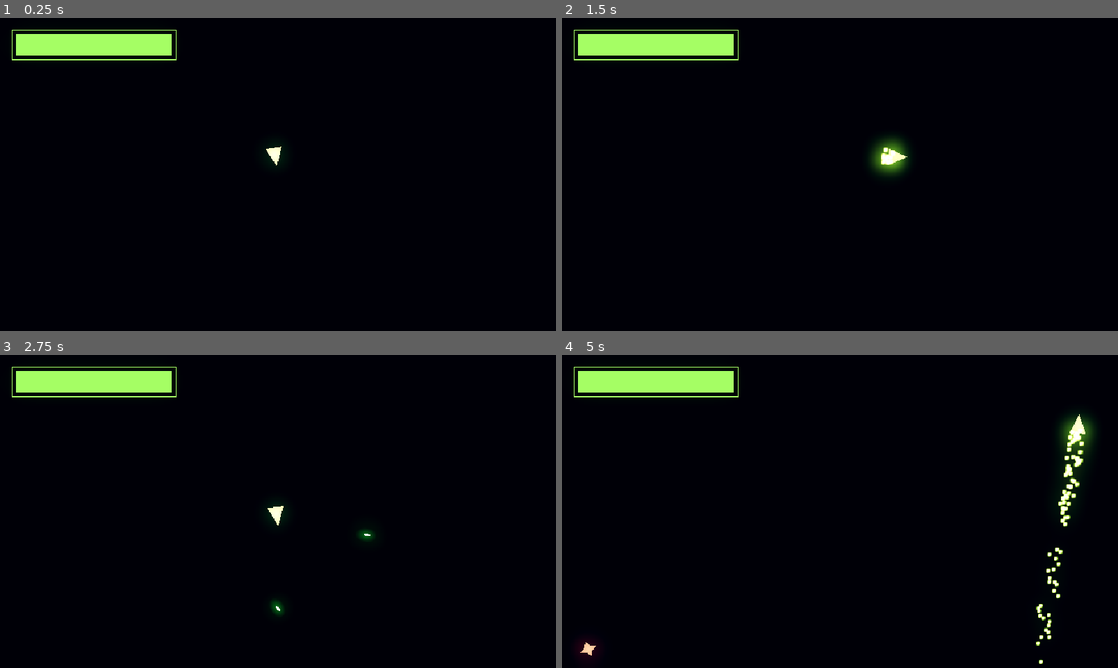
Above: before the commit, frames 1-4 (two rows, left to right).
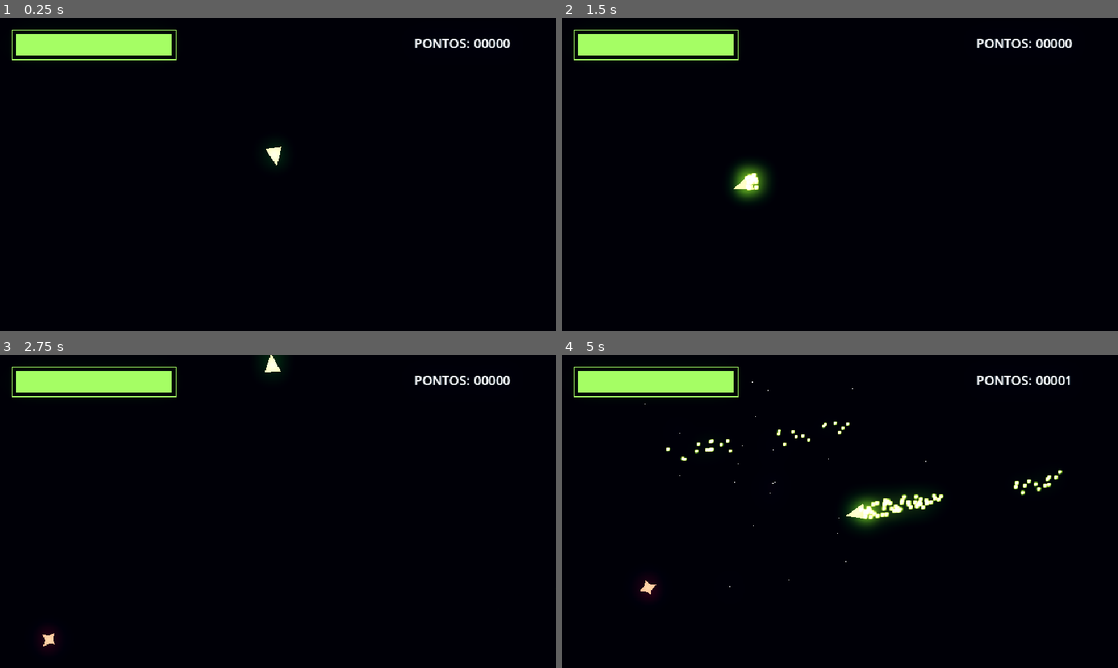
Above: after the commit, the same moments.

Repository: LucasCruz1377/polygons_shoot
Game: Godot game, scene res://Battle_area.tscn
Same seed, same stepped clock (60 frames per second), same inputs: the game is played once before the commit and once after it.
Inputs (mouse positions are in pixels of both pictures, inside the frame that each line leads up to):
- Up to frame 1 (0.25 s): no input
- Up to frame 2 (1.5 s): tap Enter (ui_accept) at 0.5, 0.6, 0.77, 1.07, 1.25 s; move the mouse to (962, 158) at 0.52 s; hold D (right) 0.53-1.28 s; move the mouse to (728, 190) at 1.27 s; hold S (brake) from 1.28 s (still down); tap V (ctrlflip) at 1.35 s
- Up to frame 3 (2.75 s): tap Enter (ui_accept) at 1.52, 1.55, 1.82, 2.3 s; move the mouse to (333, 442) at 2.02 s; release S (brake) at 2.03 s; press the mouse at (333, 442) at 2.03 s; hold D (right) from 2.03 s (still down)
- Up to frame 4 (5 s): move the mouse to (812, 574) at 2.77 s; release D (right) at 2.78 s; release the mouse at (812, 574) at 2.78 s; hold W (accelerate) 2.78-3.53 s; tap Enter (ui_accept) at 2.85, 3.02, 3.32, 3.77, 3.8, 4.07, 4.52, 4.55, 4.82 s; move the mouse to (1006, 558) at 3.52 s; hold A (left) from 3.53 s (still down); tap V (ctrlflip) at 3.6 s; move the mouse to (673, 464) at 4.27 s; click (673, 464) at 4.35 s

The runs differ from the first frame. In frame 1, 0.3% of the frame differs, in the area x 74-92%, y 6-10%; in frame 2, 1.8%; in frame 3, 0.9%; in frame 4, 3.7%, in the area x 2-96%, y 6-99%.

Commit message:
placar e pontos adicionados

Diff:
--- a/Battle_area.tscn
+++ b/Battle_area.tscn
@@ -64,3 +64,27 @@
 offset_top = 20.0
 offset_right = 305.0
 offset_bottom = 73.0
+
+[node name="ContadorPontos" type="Label" parent="CanvasLayer" unique_id=1644039224]
+anchors_preset = 5
+anchor_left = 0.5
+anchor_right = 0.5
+offset_left = 235.0
+offset_top = 28.0
+offset_right = 331.0
+offset_bottom = 59.0
+grow_horizontal = 2
+theme_override_font_sizes/font_size = 22
+text = "PONTOS:"
+
+[node name="Pontos" type="Label" parent="CanvasLayer" unique_id=451615583]
+anchors_preset = 5
+anchor_left = 0.5
+anchor_right = 0.5
+offset_left = 338.0
+offset_top = 28.0
+offset_right = 407.0
+offset_bottom = 59.0
+grow_horizontal = 2
+theme_override_font_sizes/font_size = 22
+text = "0"
--- /dev/null
+++ b/Global.gd
@@ -0,0 +1,3 @@
+extends Node
+
+var Pontos = 0
--- a/battle_area.gd
+++ b/battle_area.gd
@@ -1,14 +1,23 @@
 extends Node2D
 
 @onready var target : Marker2D
-const TIMER_MAX = 5 * 50
+const TIMER_MAX = 2 * 60
 var timer = TIMER_MAX
 const ENEMY = preload("res://enemy.tscn")
+@onready var contpontos: Label = $CanvasLayer/Pontos
+var pontos = 0
 
 func _ready() -> void:
 	print(target)
 
 func _process(_delta: float) -> void:
+	var pontos_tg = Global.Pontos
+
+	if pontos < pontos_tg:
+		pontos += 1
+
+	contpontos.text = str(pontos) .pad_zeros(5)
+
 	if timer >= 0:
 		timer -= 1
 	else:
--- a/enemy.gd
+++ b/enemy.gd
@@ -2,7 +2,7 @@
 
 @export var Deathparticle : PackedScene
 
-const SPEED = 100.0
+const SPEED = 10.0
 var hp = 1
 var dmg = 2
 
@@ -14,7 +14,7 @@
 	move_and_slide()
 
 	die()
-func seguir(delta):
+func seguir(_delta):
 	var players = get_tree().get_nodes_in_group("player")
 
 	if players.size() == 0:
@@ -24,7 +24,7 @@
 
 	var direcao = (target.global_position - global_position).normalized()
 
-	velocity += direcao * SPEED * delta
+	velocity += direcao * SPEED
 
 	look_at(target.global_position)
 
@@ -36,4 +36,5 @@
 		_particle.emitting = true
 		get_tree().current_scene.add_child(_particle)
 
+		Global.Pontos += 1
 		queue_free()
--- a/player.gd
+++ b/player.gd
@@ -9,16 +9,20 @@
 const BULLET = preload("res://fireball.tscn")
 const acceleration = 200.00
 const TURN_SPD = 5.00
-const SPEED = 300.00
+const SPEED = 500.00
 const CD_MAX = 10
 const MAX_HEALTH = 100
 const MAX_SPEED = 5 * SPEED
 const MIN_SPEED = MAX_SPEED * 0.4 * -1
+
 var health = MAX_HEALTH
 var cooldown = CD_MAX
 var mouseaim = true
 var hiperdashing = false
 var vivo = true
+var giroblock = false
+var ctrlblock = false
+
 func _process(delta: float) -> void:
 	health_bar.value = health
 
@@ -34,11 +38,12 @@
 	if health <= 0:
 		die()
 
-	if !hiperdashing and vivo: #se nao dash e vivo, controla
+	if !giroblock and vivo: #se nao dash e vivo, controla
 		if mouseaim:
 			look_at(get_global_mouse_position())
 		if !mouseaim:
 			arrowsctrl(delta)
+	if !ctrlblock and vivo:
 		if Input.is_action_pressed("accelerate") and velocity.length() <= MAX_SPEED:
 			accelerate(delta)
 		if Input.is_action_pressed("brake") and velocity.length() >= MIN_SPEED:
@@ -52,9 +57,6 @@
 	move_and_slide()
 
 	colidir_com_inimigo()
-
-
-
 func tomar_dano(corpo):
 	health -= corpo.dmg
 func accelerate(delta:float):
@@ -73,17 +75,21 @@
 	if hiperdashing:
 		return
 	hiperdashing = true
+	ctrlblock = true
 	Engine.time_scale = 0.2
 	await get_tree().create_timer(0.2).timeout
+	giroblock = true
 	particles.emitting = true
 	Engine.time_scale = 1
 	velocity += transform.x * SPEED * 10
 	await get_tree().create_timer(0.15).timeout
-	velocity *= 0.2
+	velocity *= 0.05
 
 	await get_tree().create_timer(0.3).timeout
+	hiperdashing = false
+	ctrlblock = false
+	giroblock = false
 	particles.emitting = false
-	hiperdashing = false
 func die():
 	velocity *= 0
 	vivo = false
--- a/player.tscn
+++ b/player.tscn
@@ -60,6 +60,8 @@
 self_modulate = Color(1.8247963, 1.8247963, 1.8247963, 1)
 collision_layer = 2
 collision_mask = 13
+motion_mode = 1
+wall_min_slide_angle = 0.0
 script = ExtResource("1_4flbx")
 DeathParticle = ExtResource("2_onrkg")
 
--- a/project.godot
+++ b/project.godot
@@ -14,6 +14,10 @@
 run/main_scene="uid://c6fgnmw33h312"
 config/features=PackedStringArray("4.6", "Mobile")
 config/icon="res://icon.svg"
+
+[autoload]
+
+Global="*uid://syp3i6gsjtl3"
 
 [display]
 
Not shown, added: Global.gd.uid
